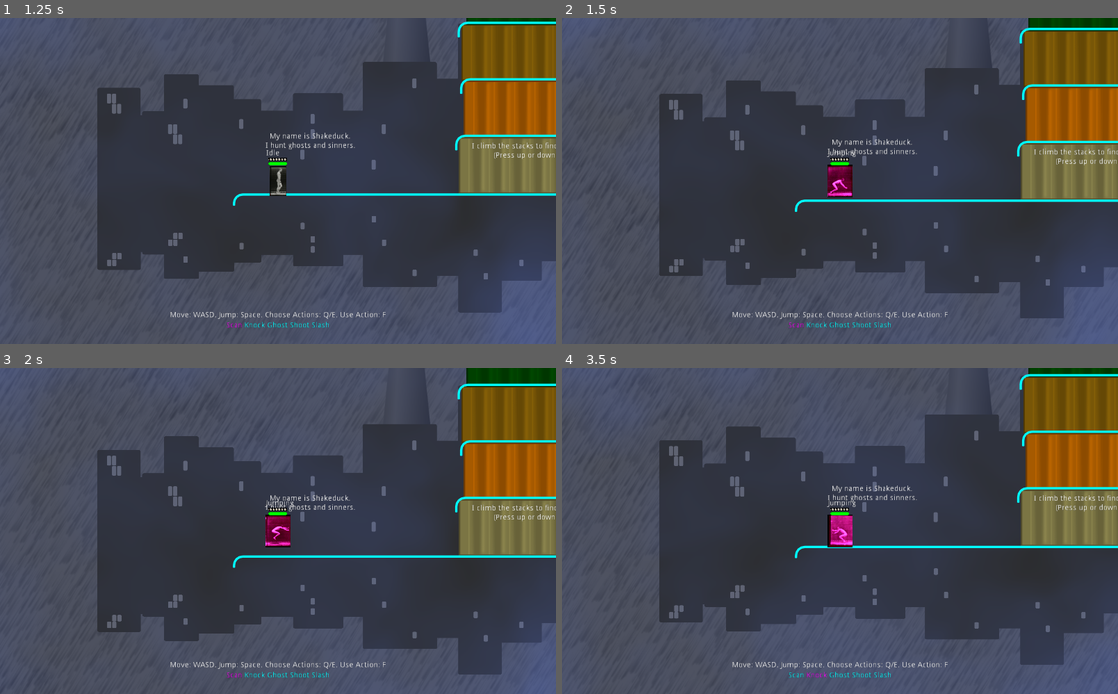
Above: before the commit, frames 1-4 (two rows, left to right).
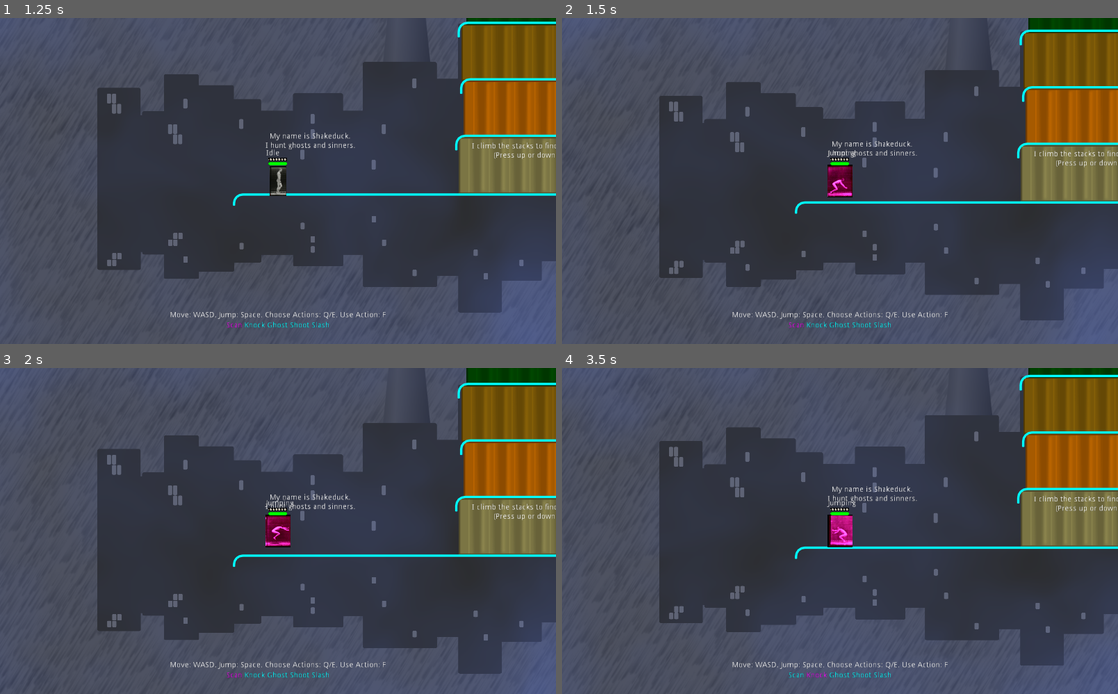
Above: after the commit, the same moments.

Repository: godot-wildlings/cyberpunk-jam-2019
Game: Godot game, scene res://Main.tscn
The game is run twice, just before and just after one commit, with the same random seed, the same clock (stepped at 60 frames per second) and the same inputs. The engine's default icon, where the game draws it, is replaced by a stand-in: a white triangle on a blue panel in a dark square.
Inputs:
- Up to frame 1 (1.25 s): click "Start" at 0.5 s
- Up to frame 2 (1.5 s): tap F (action_selected) at 1.25 s; hold W (mv_up) from 1.28 s (still down); tap Space (jump) at 1.35 s
- Up to frame 3 (2 s): keep holding W (mv_up); tap Space (jump) at 1.52, 1.82 s
- Up to frame 4 (3.5 s): tap F (action_selected) at 2, 2.75 s; tap ` (action_0) at 2.1 s; tap Space (jump) at 2.27, 2.3, 2.57, 3.05 s; release W (mv_up) at 2.78 s; hold A (mv_left) from 2.78 s (still down); tap 1 (action_1) at 2.85 s

Frame 1 is identical in both runs. In frame 2, 3.2% of the frame differs, in the area x 17-100%, y 2-93%; in frame 3, 2.0%; in frame 4, 1.8%.

Commit message:
bugfixes in player state machine

Diff:
--- a/Player/Player.gd
+++ b/Player/Player.gd
@@ -175,6 +175,19 @@
 			on_platform = true
 	return on_platform
 
+func get_platform_above() -> StaticBody2D:
+	var ray = get_node("RayUp")
+	var distance_between_platforms = 150
+
+	ray.position = Vector2.UP * character_height/2
+	ray.set_cast_to(Vector2.UP * distance_between_platforms)
+	if ray.is_colliding() and ray.get_collider() is StaticBody2D:
+		return ray.get_collider()
+	else:
+		return null
+
+func _process(delta):
+	current_state_node.process_state(delta)
 
 #warning-ignore:unused_argument
 func _unhandled_key_input(event):
@@ -259,9 +272,9 @@
 func jump(initial_velocity : Vector2 = Vector2.ZERO):
 	set_state(states.jumping, [initial_velocity])
 
-func climb(): # switch to a higher platform
+func climb(platform : StaticBody2D): # switch to a higher platform
 	# note: Player ray is set to only scan bitmask 3: platforms
-	set_state(states.climbing)
+	set_state(states.climbing, [platform])
 
 
 func drop(): # switch to a lower platform
--- a/Player/States/Climbing.gd
+++ b/Player/States/Climbing.gd
@@ -11,14 +11,9 @@
 
 #warning-ignore:unused_argument
 func activate(arguments : Array = []):
-	var ray = player.get_node("RayUp")
-	var distance_between_platforms = 150
-
-	ray.position = Vector2.UP * player.character_height/2
-	ray.set_cast_to(Vector2.UP * distance_between_platforms)
-	if ray.is_colliding() and ray.get_collider() is StaticBody2D:
+	if arguments.size() > 0:
 		$hooahNoise.play()
-		move_to_platform(ray.get_collider())
+		move_to_platform(arguments[0])
 	else:
 		player.jump(Vector2.ZERO)
 
@@ -26,7 +21,7 @@
 	pass
 
 #warning-ignore:unused_argument
-func _process(delta):
+func process_state(delta):
 	if player.state == my_state_num:
 		if player.is_on_platform():
 			player.stop(Vector2.ZERO)
--- a/Player/States/Dropping.gd
+++ b/Player/States/Dropping.gd
@@ -55,3 +55,9 @@
 	push_warning("yielding for movement probably isn't the best approach")
 	yield(player.tween, "tween_completed")
 	player.stop(Vector2.ZERO)
+
+#warning-ignore:unused_argument
+func process_state(delta):
+	if player.state == my_state_num:
+		if player.is_on_platform():
+			player.stop(Vector2.ZERO)
--- a/Player/States/Falling.gd
+++ b/Player/States/Falling.gd
@@ -22,7 +22,7 @@
 	fall_velocity = Vector2.ZERO
 	$FallingSprite.hide()
 
-func _process(delta):
+func process_state(delta):
 	if player.state == my_state_num:
 		fall_velocity.y += Game.gravity * delta
 		#warning-ignore:return_value_discarded
--- a/Player/States/Idle.gd
+++ b/Player/States/Idle.gd
@@ -17,7 +17,7 @@
 	$StandingSprite.hide()
 
 #warning-ignore:unused_argument
-func _process(delta):
+func process_state(delta):
 	if player.state == my_state_num:
 		if Input.is_action_just_pressed("mv_right") or Input.is_action_just_pressed("mv_left"):
 			player.run()
@@ -26,9 +26,13 @@
 		elif Input.is_action_just_pressed("mv_up"):
 			if player.interactive_objects_present.size() > 0:
 				for object in player.interactive_objects_present:
-					if object.get_overlapping_bodies().has(self):
+					if object.get_overlapping_bodies().has(player):
 						player.interact_with_object(object)
 			else:
-				player.climb()
+				var platform_above = player.get_platform_above()
+				if  platform_above != null:
+					player.climb(platform_above)
+				else:
+					player.jump()
 		elif Input.is_action_just_pressed("mv_down"):
 			player.drop()
--- a/Player/States/Jumping.gd
+++ b/Player/States/Jumping.gd
@@ -41,7 +41,7 @@
 	jump_num = 0
 
 
-func _process(delta):
+func process_state(delta):
 	if player.state == my_state_num:
 		jump_velocity.y += Game.gravity * delta
 
--- a/Player/States/Running.gd
+++ b/Player/States/Running.gd
@@ -11,7 +11,7 @@
 	my_state_num = player.states.running
 
 #warning-ignore:unused_argument
-func _process(delta):
+func process_state(delta):
 	if player.state == my_state_num:
 		if player.is_on_platform() == false:
 			player.fall(run_velocity)
